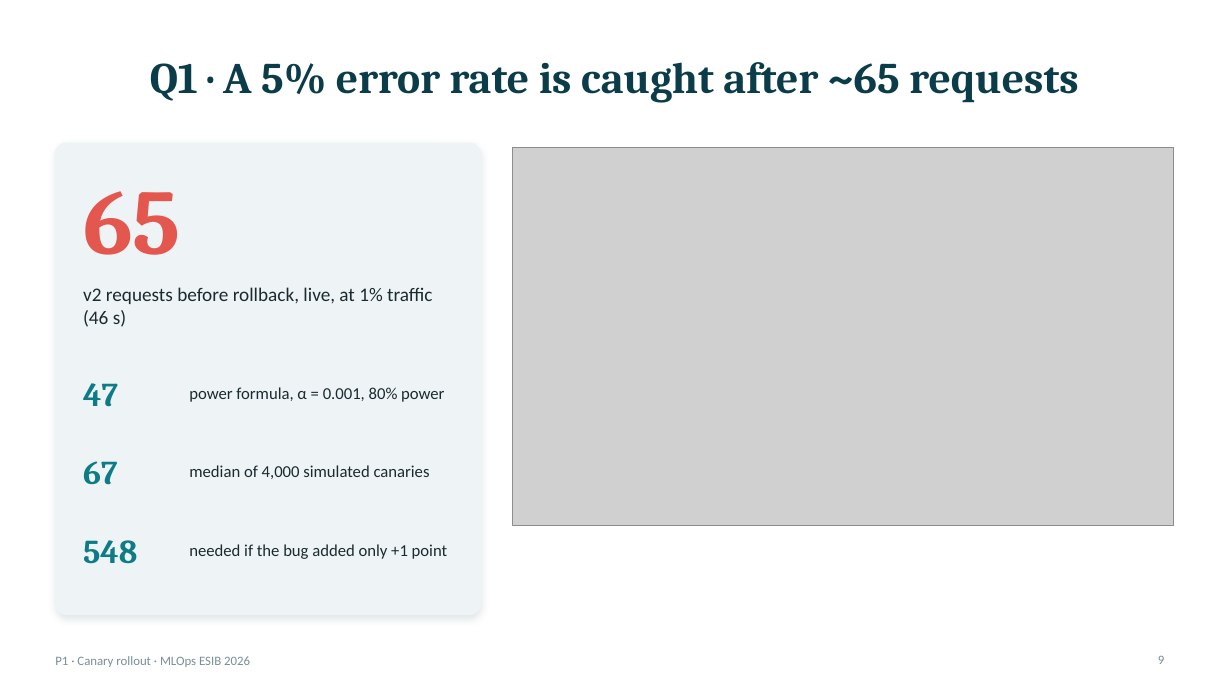
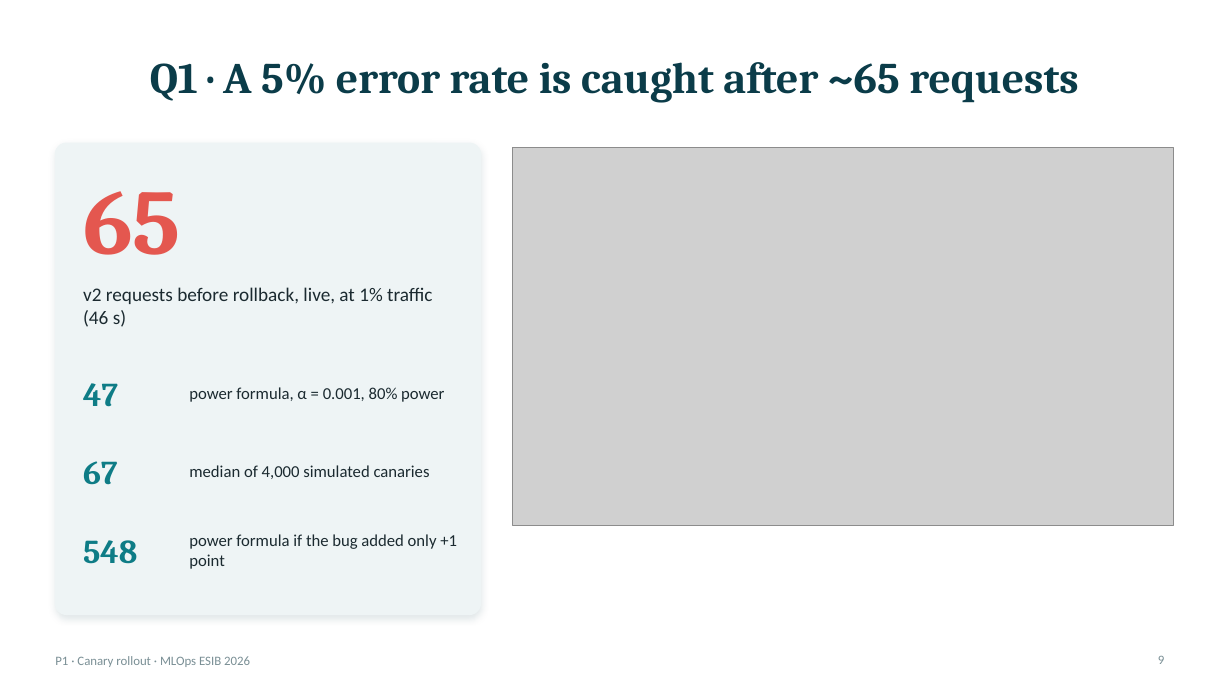
Before and after one commit to HoviGtaV/mlops-p1-canary, a slide deck: slide 9 of report/slides.pptx. Drawn at 1232x693 pixels with LibreOffice and Linux fonts; fonts in the diff are those of the drawing; grey boxes stand for pictures. Boxes give left, top, right and bottom in pixels: in the first picture for what was removed or moved away, otherwise in the second. Text is boxed around its words. In the diff, an @@ line names an element or a change of style, - is before the commit and + after.

```diff
--- a/report/slides.pptx
+++ b/report/slides.pptx
@@ text at (189,534,457,569): text changed @@
-needed if the bug added only +1 point
+power formula if the bug added only +1 point
```
Also in this commit, not shown: 1 other slide changed, 33 other files.
